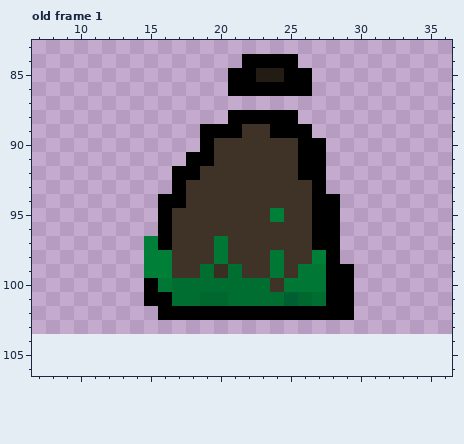
Pixel-art file: assets/raw/sprites/enemies/Golem_01.ase. That is the earlier state.
80x96 pixels, 4 frames. Pixels under 10% opacity are left out. Colours within 5 levels of each other are drawn and written as one. Shown: old frame 1: x 7..36, y 83..106. The old version is drawn lined up with the new one, on the new canvas. The commit also changed other frames or places, which this record leaves out.
The result:
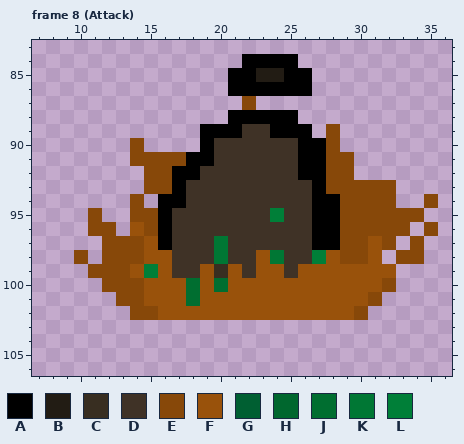
Palette (. is transparent): A #000000  B #221c14  C #382e21  D #3f3226  E #874809  F #99520b  G #005f32  H #00672e  J #006e30  K #007734  L #007f38
A new or re-ordered frame is compared with the old frame closest to it.
Log entry: golem/snowmon attack animations
The edit:
canvas 80x96 -> 80x112, the old top-left corner now at 0,8
frames 4 -> 8
--- frame 8 (Attack) is new; against old frame 1
@@ x 7..36 @@
  86 ..............AAAAAA..........
- 87 ..............................
+ 87 ...............E..............
  88 ..............AAAAA...........
- 89 ............AAADDAAA..........
- 90 ............ADDDDDDAA.........
- 91 ...........AADDDDDDAA.........
- 92 ..........AADDDDDDDAA.........
- 93 ..........ADDDDDDDDDA.........
- 94 .........AADDDDDDDDDAA........
- 95 .........ADDDDDDDLDDAA........
- 96 .........ADDDDDDDDDDAA........
- 97 ........LADDDKDDDDDDAA........
- 98 ........LLDDDKDDDKDDLA........
- 99 ........LLDDJCJDDKDKKAA.......
-100 ........AKJJJJJJJDKKKAA.......
-101 ........AAJJHHJJJJGHJAA.......
-102 .........AAAAAAAAAAAAAA.......
+ 89 ............AAADDAAA.E........
+ 90 .......E....ADDDDDDAAE........
+ 91 .......EEEEAADDDDDDAAEE.......
+ 92 ........EEAADDDDDDDAAEE.......
+ 93 ........EEADDDDDDDDDAEEEEE....
+ 94 .......E.AADDDDDDDDDAAEEEE..E.
+ 95 ....E..EEADDDDDDDLDDAAEEEEEE..
+ 96 ....EE.FEADDDDDDDDDDAAEEEEE.E.
+ 97 .....EEEFADDDKDDDDDDAAEEFE.E..
+ 98 ...E.EEEFFDDDKDDFKDDLFEEF.EE..
+ 99 ....EEEFLFDDFCFDFFDFFFFFFF....
+100 .....EEEFFFJFJFFFFFFFFFFFE....
+101 ......EEFFFJFFFFFFFFFFFFE.....
+102 .......EEFFFFFFFFFFFFFFE......
 103 ..............................
